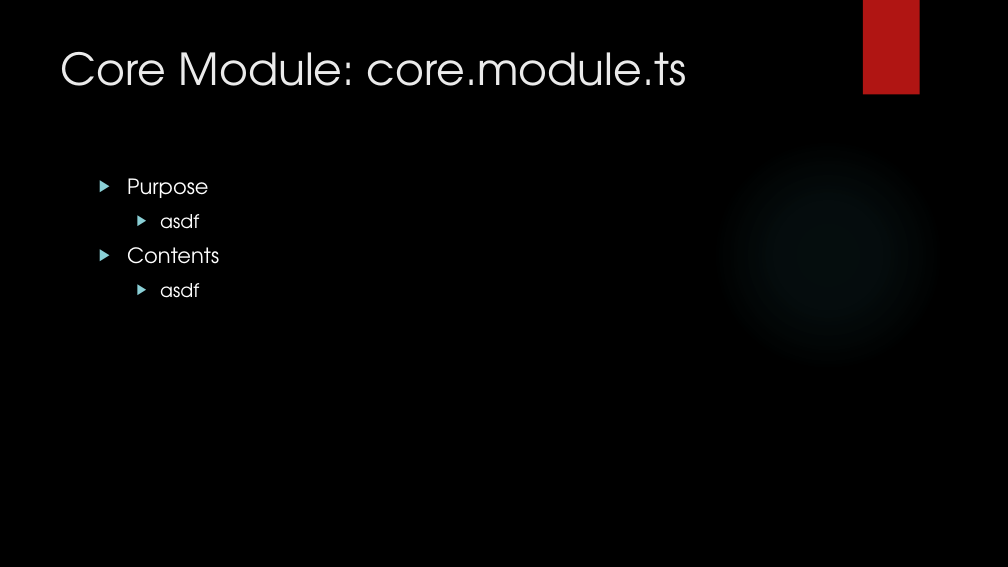
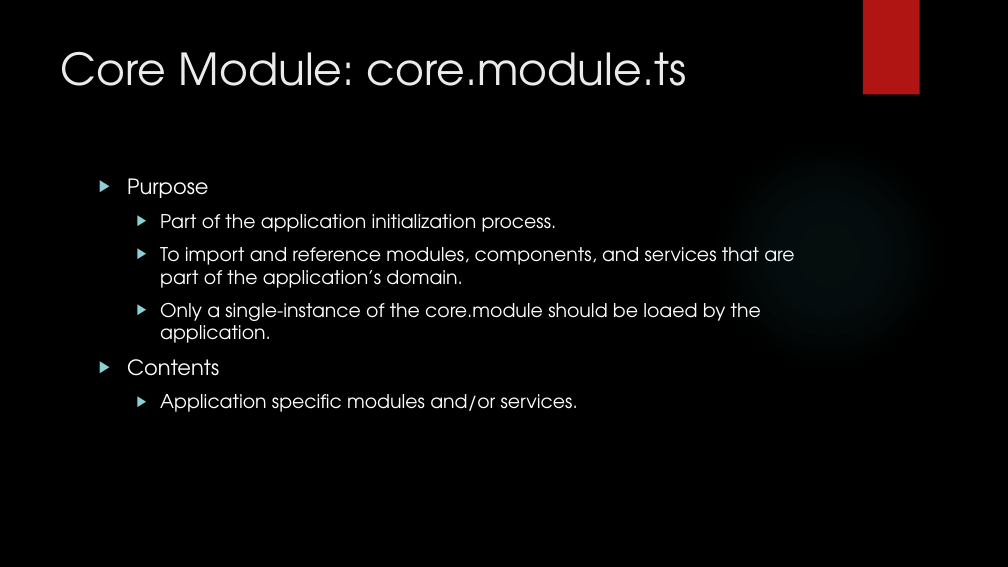
Before and after one commit to buildmotion/custom-angular-modules, a slide deck: slide 19 of presentation/custom-angular-modules.pptx. Drawn at 1008x567 pixels with LibreOffice and Linux fonts; fonts in the diff are those of the drawing; background and template pictures are left out. Boxes give left, top, right and bottom in pixels: in the first picture for what was removed or moved away, otherwise in the second. Text is boxed around its words. In the diff, an @@ line names an element or a change of style, - is before the commit and + after.

```diff
--- a/presentation/custom-angular-modules.pptx
+++ b/presentation/custom-angular-modules.pptx
@@ text at <box>160,214,794,343</box>: text changed @@
-  ▶ asdf
+  ▶ Part of the application initialization process.
+  ▶ To import and reference modules, components, and services that are part of the application’s domain.
+  ▶ Only a single-instance of the core.module should be loaed by the application.
@@ text at <box>160,394,578,412</box>: text changed @@
-  ▶ asdf
+  ▶ Application specific modules and/or services.
```
Also in this commit, not shown: 5 other slides changed, 4 slides added.
